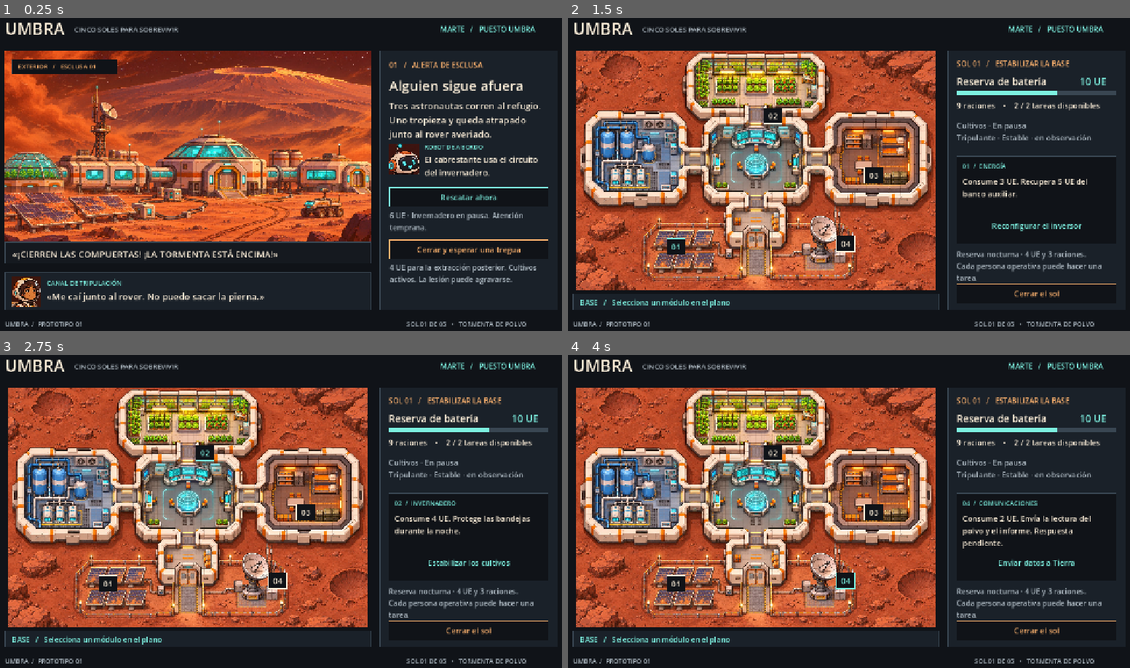
Above: before the commit, frames 1-4 (two rows, left to right).
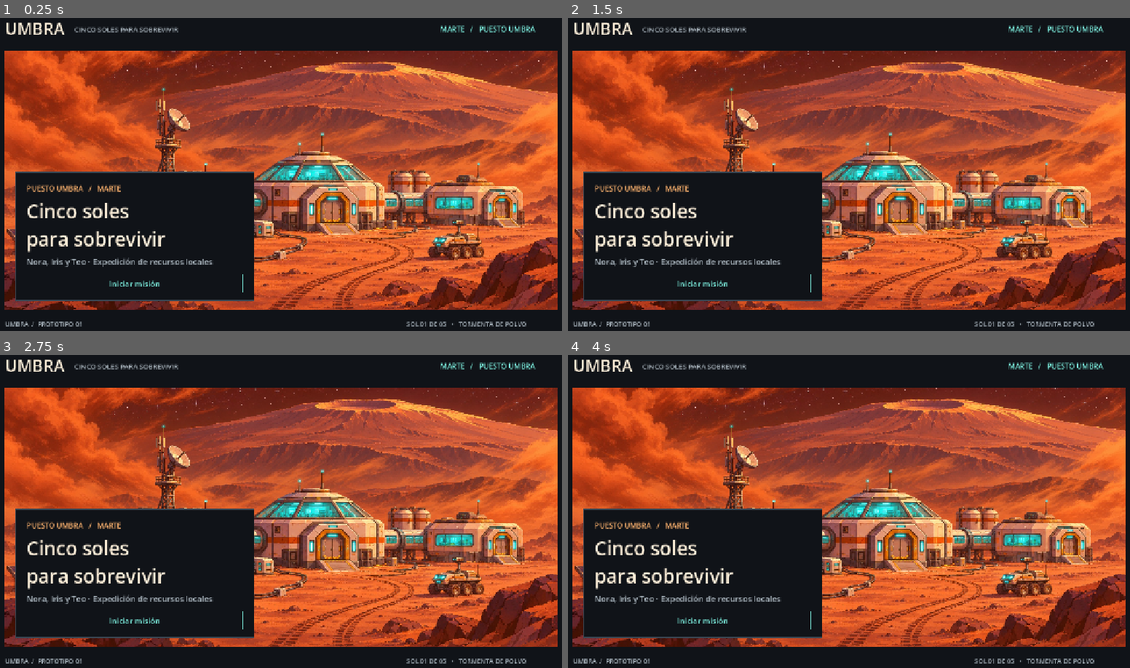
Above: after the commit, the same moments.

Repository: JULINHO-22/horizonte-rojo
Game: Godot game, scene res://scenes/umbra.tscn
Same seed, same stepped clock (60 frames per second), same inputs: the game is played once before the commit and once after it.
Inputs (mouse positions are in pixels of both pictures, inside the frame that each line leads up to):
- Up to frame 1 (0.25 s): no input
- Up to frame 2 (1.5 s): click (1034, 196) at 0.5 s, where only the run before the commit has a clickable "Rescatar ahora"; click (674, 246) at 1.25 s, where only the run before the commit has a clickable "01"
- Up to frame 3 (2.75 s): click (202, 452) at 2 s, where only the run before the commit has a clickable "02"
- Up to frame 4 (4 s): click (871, 511) at 2.75 s, where only the run before the commit has a clickable "03"; click (843, 580) at 3.5 s, where only the run before the commit has a clickable "04"

The runs differ from the first frame. In frame 1, 68% of the frame differs, in the area x 0-100%, y 10-94%; in frame 2, 77%; in frame 3, 77%; in frame 4, 77%.

Commit message:
Crea la cinemática y la base explorable de UMBRA

Diff:
--- /dev/null
+++ b/scripts/puesto.gd
@@ -0,0 +1,259 @@
+class_name PuestoUmbra
+extends Node2D
+
+const EXTERIOR := preload("res://assets/exterior.jpg")
+const OSCURO := Color("#131820")
+const METAL := Color("#b48a72")
+const LUZ := Color("#83eadc")
+const OCRE := Color("#f6a44e")
+const ROOMS := [
+	Rect2(301, 23, 222, 134), Rect2(29, 179, 218, 169),
+	Rect2(288, 191, 247, 170), Rect2(575, 179, 199, 169),
+	Rect2(331, 400, 161, 105),
+]
+const PASILLOS := [
+	Rect2(382, 151, 62, 46), Rect2(240, 241, 55, 58),
+	Rect2(527, 241, 56, 58), Rect2(381, 354, 64, 53),
+]
+const TERMINALES := {
+	"cultivos": Vector2(411, 103), "energia": Vector2(147, 253),
+	"radio": Vector2(411, 250), "medicina": Vector2(675, 260),
+	"cierre": Vector2(411, 450),
+}
+const EQUIPOS := [
+	Rect2(321, 49, 61, 51), Rect2(441, 49, 61, 51),
+	Rect2(54, 201, 46, 49), Rect2(180, 201, 43, 49),
+	Rect2(319, 209, 67, 28), Rect2(600, 201, 46, 49),
+	Rect2(707, 204, 46, 89), Rect2(438, 209, 67, 28),
+]
+const ROVER := Vector2(493, 337)
+const ESCLUSA := Vector2(701, 333)
+
+var interior := false
+var punto := Vector2(111, 343)
+var paso := 0.0
+var tiempo := 0.0
+var cinematica := false
+var evacuacion := false
+var extraccion := false
+var usa_cabrestante := false
+var decision := false
+var cultivo_activo := true
+var atendido := false
+var radio_enviada := false
+
+
+func avanzar(direccion: Vector2, delta: float) -> void:
+	var avance := direccion * 179.0 * delta
+	for eje in [Vector2(avance.x, 0), Vector2(0, avance.y)]:
+		if transitable(punto + eje):
+			punto += eje
+	paso += delta * 14.0 if direccion != Vector2.ZERO else 0.0
+	if direccion == Vector2.ZERO:
+		paso = 0.0
+
+
+func transitable(destino: Vector2) -> bool:
+	if not interior:
+		return Rect2(31, 296, 735, 97).has_point(destino)
+	for equipo: Rect2 in EQUIPOS:
+		if equipo.grow(8).has_point(destino):
+			return false
+	for sector: Rect2 in ROOMS + PASILLOS:
+		if sector.has_point(destino):
+			return true
+	return false
+
+
+func terminal_cercana() -> String:
+	for id: String in TERMINALES:
+		if punto.distance_to(TERMINALES[id]) <= 35.0:
+			return id
+	return ""
+
+
+func _draw() -> void:
+	if interior:
+		_dibujar_interior()
+	else:
+		_dibujar_exterior()
+
+
+func _dibujar_exterior() -> void:
+	var zoom := 1.0 + 0.10 * clampf(tiempo / 12.0, 0, 1)
+	var lienzo := Vector2(804, 421)
+	draw_set_transform((lienzo - lienzo * zoom) * 0.5, 0, Vector2.ONE * zoom)
+	draw_texture_rect(EXTERIOR, Rect2(Vector2.ZERO, lienzo), false)
+	draw_set_transform(Vector2.ZERO)
+	draw_rect(Rect2(Vector2.ZERO, lienzo), Color(0.21, 0.07, 0.03, 0.17))
+	draw_rect(Rect2(0, 302, 804, 119), Color(0.23, 0.09, 0.06, 0.37))
+	_dibujar_esclusa()
+	_dibujar_rover()
+	var nora := punto
+	var iris := Vector2(668, 316)
+	var teo := ROVER + Vector2(-25, 14)
+	var caido := not evacuacion
+	if cinematica:
+		nora = Vector2(lerpf(95, 339, clampf((tiempo - 3.0) / 7.0, 0, 1)), 352)
+		iris = Vector2(lerpf(177, 667, clampf((tiempo - 3.0) / 9.0, 0, 1)), 319)
+		teo = Vector2(lerpf(130, ROVER.x - 25, clampf((tiempo - 3.0) / 6.0, 0, 1)), 351)
+		caido = tiempo >= 9.0
+	elif extraccion:
+		var avance := clampf((tiempo - 14.2) / 1.7, 0, 1)
+		teo = teo.lerp(punto + Vector2(-24, 4), avance)
+		if usa_cabrestante:
+			draw_line(ROVER + Vector2(-7, -15), teo + Vector2(0, -10), OCRE, 2)
+		else:
+			draw_rect(Rect2(teo + Vector2(-23, -7), Vector2(48, 8)), Color("#b15b44"))
+		caido = avance < 0.9
+	elif evacuacion:
+		teo = punto + Vector2(-24, 4)
+		iris = ESCLUSA + Vector2(-18, -13)
+	_traje(iris, Color("#33a9ac"), sin(tiempo * 13) * 2.0 if cinematica and tiempo < 12.0 else 0.0)
+	_traje(teo, OCRE, sin(tiempo * 14) * 2.0 if cinematica and not caido else 0.0, caido)
+	_traje(nora, Color("#c25c7f"), sin(tiempo * 15) * 2.0 if cinematica else sin(paso) * 3.0)
+	for indice in range(74):
+		var x := fposmod(indice * 83.7 - tiempo * (180 + indice % 8 * 22), 804)
+		var y := fposmod(indice * 51.9 + tiempo * 16, 420)
+		var fin := Vector2(maxf(0, x - 18 - indice % 23), minf(420, y + 5))
+		var densidad := lerpf(0.02, 0.29, clampf((tiempo - 2.5) / 6.0, 0, 1))
+		draw_line(Vector2(x, y), fin, Color(1, 0.70, 0.45, densidad), 2)
+	if not cinematica and not extraccion and not decision:
+		_baliza(ESCLUSA if evacuacion else ROVER, "ESCLUSA" if evacuacion else "TEO", OCRE)
+
+
+func _dibujar_rover() -> void:
+	draw_rect(Rect2(ROVER + Vector2(-20, -14), Vector2(63, 21)), Color("#352427"))
+	draw_rect(Rect2(ROVER + Vector2(-15, -26), Vector2(57, 22)), Color("#96513c"))
+	draw_rect(Rect2(ROVER + Vector2(-8, -30), Vector2(40, 10)), Color("#e6ab77"))
+	draw_rect(Rect2(ROVER + Vector2(20, -25), Vector2(15, 10)), Color("#426971"))
+	for x in [-12, 26]:
+		draw_rect(Rect2(ROVER + Vector2(x, -7), Vector2(15, 14)), OSCURO)
+		draw_rect(Rect2(ROVER + Vector2(x + 3, -4), Vector2(9, 8)), METAL)
+	draw_rect(Rect2(ROVER + Vector2(-15, -20), Vector2(6, 4)), OCRE)
+
+
+func _dibujar_esclusa() -> void:
+	draw_rect(Rect2(ESCLUSA + Vector2(-31, -70), Vector2(62, 73)), METAL)
+	draw_rect(Rect2(ESCLUSA + Vector2(-23, -63), Vector2(46, 66)), OSCURO)
+	draw_rect(Rect2(ESCLUSA + Vector2(-19, -51), Vector2(38, 49)), Color("#655957"))
+	draw_line(ESCLUSA + Vector2(0, -50), ESCLUSA + Vector2(0, -3), OSCURO, 3)
+	draw_rect(Rect2(ESCLUSA + Vector2(-13, -58), Vector2(26, 4)), LUZ)
+
+
+func _dibujar_interior() -> void:
+	draw_rect(Rect2(0, 0, 804, 527), Color("#422a28"))
+	for indice in range(320):
+		var grava := Vector2((indice * 317) % 801, (indice * 191) % 523)
+		draw_rect(Rect2(grava, Vector2(2 + indice % 3, 2)), Color("#603933"))
+	for habitacion: Rect2 in ROOMS:
+		_piso(habitacion, Color("#323d47"))
+	for pasillo: Rect2 in PASILLOS:
+		_piso(pasillo, Color("#596064"), 3.0)
+		for indice in range(5):
+			draw_rect(Rect2(pasillo.position + Vector2(9 + indice * 7, 6), Vector2(4, 4)), OCRE)
+	_senal(Vector2(411, 464), Color("#efaa61"))
+	_senal(Vector2(411, 311), Color("#56968d"))
+	_senal(Vector2(145, 306), Color("#588fb2"))
+	_senal(Vector2(674, 309), Color("#ad7893"))
+	for indice in range(EQUIPOS.size()):
+		var mueble: Rect2 = EQUIPOS[indice]
+		var relleno := Color("#546977")
+		if indice < 2:
+			relleno = Color("#638b5b") if cultivo_activo else Color("#786b48")
+		elif indice in [5, 6]:
+			relleno = Color("#826f93")
+		_equipo(mueble, relleno)
+		if indice < 2:
+			for x in range(3):
+				for y in range(2):
+					var planta := mueble.position + Vector2(12 + x * 17, 14 + y * 21)
+					draw_rect(Rect2(planta, Vector2(12, 10)), Color("#a9ce6b") if cultivo_activo else Color("#9f854f"))
+		elif indice in [4, 7]:
+			for x in range(2):
+				draw_rect(Rect2(mueble.position + Vector2(8 + x * 26, 5), Vector2(23, 12)),
+					LUZ if radio_enviada else Color("#5f9da0"))
+		elif indice in [2, 3]:
+			var tanque := mueble.position + Vector2(9, 6)
+			draw_rect(Rect2(tanque, Vector2(24, 34)), Color("#3d7999"))
+			draw_rect(Rect2(tanque + Vector2(4, 2), Vector2(7, 28)), Color("#75abbe"))
+			draw_rect(Rect2(tanque + Vector2(0, 20), Vector2(24, 5)), Color("#a8b3ac"))
+			draw_rect(Rect2(tanque + Vector2(15, 5), Vector2(7, 4)), LUZ)
+		elif indice in [5, 6]:
+			draw_rect(Rect2(mueble.position + Vector2(5, 4), Vector2(36, 21)), Color("#b9b6b2"))
+	_traje(Vector2(725, 257), OCRE, 0, true)
+	if atendido:
+		draw_rect(Rect2(725, 246, 11, 5), Color("#e0ece6"))
+	_traje(Vector2(472, 286), LUZ, 0)
+	_robot(Vector2(355, 278))
+	var terminal := terminal_cercana()
+	_baliza(TERMINALES.cultivos, "02  INVERNADERO", LUZ if terminal == "cultivos" else OCRE)
+	_baliza(TERMINALES.energia, "01  ENERGÍA", LUZ if terminal == "energia" else OCRE)
+	_baliza(TERMINALES.radio, "04  CONTROL", LUZ if terminal == "radio" else OCRE)
+	_baliza(TERMINALES.medicina, "03  ENFERMERÍA", LUZ if terminal == "medicina" else OCRE)
+	_baliza(TERMINALES.cierre, "05  ESCLUSA", LUZ if terminal == "cierre" else OCRE)
+	_traje(punto, Color("#c25c7f"), sin(paso) * 3.0)
+
+
+func _piso(area: Rect2, color: Color, borde := 8.0) -> void:
+	draw_rect(Rect2(area.position + Vector2(-borde, -borde + 5), area.size + Vector2.ONE * borde * 2), OSCURO)
+	draw_rect(area.grow(borde), METAL)
+	draw_line(area.position - Vector2(0, borde - 2), Vector2(area.end.x, area.position.y - borde + 2),
+		Color("#dfb9a0"), 3)
+	draw_rect(area, color)
+	if borde == 8.0:
+		draw_rect(Rect2(area.position, Vector2(area.size.x, 12)), color.darkened(0.30))
+		for x in range(11, int(area.size.x) - 7, 39):
+			draw_rect(Rect2(area.position + Vector2(x, -6), Vector2(6, 6)), Color("#a36346"))
+			draw_rect(Rect2(area.position + Vector2(x + 2, -6), Vector2(2, 6)), OCRE)
+	for x in range(0, int(area.size.x), 18):
+		draw_line(area.position + Vector2(x, 0), area.position + Vector2(x, area.size.y), OSCURO, 1)
+	for y in range(0, int(area.size.y), 18):
+		draw_line(area.position + Vector2(0, y), area.position + Vector2(area.size.x, y), OSCURO, 1)
+
+
+func _senal(centro: Vector2, color: Color) -> void:
+	draw_rect(Rect2(centro - Vector2(32, 15), Vector2(64, 30)), color.darkened(0.35), false, 2.0)
+	draw_line(centro - Vector2(32, 15), centro - Vector2(20, 15), color, 3)
+	draw_line(centro + Vector2(20, 15), centro + Vector2(32, 15), color, 3)
+
+
+func _equipo(area: Rect2, color: Color) -> void:
+	draw_rect(Rect2(area.position + Vector2(2, 7), area.size), OSCURO)
+	draw_rect(area, color.darkened(0.33))
+	draw_rect(area.grow(-3), color)
+	draw_line(area.position + Vector2(2, 2), Vector2(area.end.x - 2, area.position.y + 2), color.lightened(0.32), 3)
+
+
+func _traje(ancla: Vector2, acento: Color, zancada: float, caido := false) -> void:
+	draw_set_transform(ancla)
+	draw_rect(Rect2(-13, -2, 26, 6), Color(0.06, 0.04, 0.06, 0.52))
+	if caido:
+		draw_set_transform(ancla + Vector2(4, -3), -PI / 2)
+	draw_rect(Rect2(-12, -31, 24, 20), OSCURO)
+	draw_rect(Rect2(-10, -29, 20, 17), acento)
+	draw_rect(Rect2(-7, -29, 15, 17), Color("#ddc1a4"))
+	draw_rect(Rect2(-7, -13 + zancada, 6, 12), Color("#c3a48e"))
+	draw_rect(Rect2(2, -13 - zancada, 6, 12), Color("#ead2ad"))
+	draw_rect(Rect2(-9, -3 + zancada, 8, 4), OSCURO)
+	draw_rect(Rect2(2, -3 - zancada, 8, 4), OSCURO)
+	draw_rect(Rect2(-10, -47, 21, 20), OSCURO)
+	draw_rect(Rect2(-8, -46, 18, 17), Color("#f5dbbd"))
+	draw_rect(Rect2(-5, -43, 13, 10), Color("#255463"))
+	draw_rect(Rect2(-4, -42, 9, 3), LUZ)
+	draw_rect(Rect2(-4, -25, 7, 4), acento)
+	draw_set_transform(Vector2.ZERO)
+
+
+func _robot(ancla: Vector2) -> void:
+	_equipo(Rect2(ancla - Vector2(10, 21), Vector2(20, 19)), METAL)
+	draw_rect(Rect2(ancla - Vector2(7, 18), Vector2(14, 8)), OSCURO)
+	draw_rect(Rect2(ancla - Vector2(5, 16), Vector2(3, 4)), LUZ)
+	draw_rect(Rect2(ancla - Vector2(-2, 16), Vector2(3, 4)), LUZ)
+
+
+func _baliza(centro: Vector2, texto: String, color: Color) -> void:
+	var fuente := ThemeDB.fallback_font
+	var ancho := fuente.get_string_size(texto, HORIZONTAL_ALIGNMENT_LEFT, -1, 13).x
+	draw_rect(Rect2(centro - Vector2(ancho * 0.5 + 7, 1), Vector2(ancho + 14, 23)), OSCURO)
+	draw_string(fuente, centro + Vector2(-ancho * 0.5, 15), texto, HORIZONTAL_ALIGNMENT_LEFT, -1, 13, color)
--- a/scripts/umbra.gd
+++ b/scripts/umbra.gd
@@ -1,7 +1,6 @@
 extends Control
 
 const EXTERIOR := preload("res://assets/exterior.jpg")
-const BASE := preload("res://assets/base.jpg")
 const ROBOT := preload("res://assets/robot.jpg")
 const ASTRONAUTA := preload("res://assets/astronauta.jpg")
 const FONDO := Color("#101318")
@@ -12,44 +11,134 @@
 const CIAN := Color("#7df0e0")
 const AMBAR := Color("#ffb46f")
 const MODULOS := {
-	"energia": ["01  /  ENERGÍA", "Consume 3 UE. Recupera 5 UE del banco auxiliar.", Vector2(205, 412)],
-	"cultivos": ["02  /  INVERNADERO", "Consume 4 UE. Protege las bandejas durante la noche.", Vector2(418, 124)],
-	"medicina": ["03  /  ENFERMERÍA", "Consume 3 UE. Estabiliza al compañero, que sigue en reposo.", Vector2(640, 255)],
-	"radio": ["04  /  COMUNICACIONES", "Consume 2 UE. Envía la lectura del polvo y el informe. Respuesta pendiente.", Vector2(578, 405)],
+	"energia": ["01  /  ENERGÍA", "Consume 3 UE. Recupera 5 UE del banco auxiliar."],
+	"cultivos": ["02  /  INVERNADERO", "Consume 4 UE. Protege las bandejas durante la noche."],
+	"medicina": ["03  /  ENFERMERÍA", "Consume 3 UE. Estabiliza a Teo, que sigue en reposo."],
+	"radio": ["04  /  COMUNICACIONES", "Consume 2 UE. Envía la lectura del polvo y el informe. Respuesta pendiente."],
 }
+const GUION := [
+	["IRIS  /  CONTROL DE MISIÓN", "Puesto Umbra a Tierra. Hoy intentaremos sostener la base con recursos de Marte durante cinco soles."],
+	["TEO  /  OPERACIONES", "El viento levantó polvo. La lectura de los paneles acaba de caer."],
+	["IRIS  /  CANAL DE EMERGENCIA", "¡CIERREN LAS COMPUERTAS! ¡LA TORMENTA ESTÁ ENCIMA!"],
+	["TEO  /  CANAL DE EMERGENCIA", "¡Nora! Me caí junto al rover averiado. No puedo sacar la pierna."],
+]
 
 var estado := SolUno.new()
-var fase := "apertura"
-var modulo := "energia"
+var fase := "inicio"
+var modulo := ""
 var pantalla: Control
-var polvo: Control
+var puesto: PuestoUmbra
+var subtitulo: Label
+var hablante: Label
+var aviso: Label
+var boton_tarea: Button
+var boton_cierre: Button
+var posicion := Vector2(339, 352)
 var reloj := 0.0
+var ambiente: AudioStreamPlayer
 
 
 func _ready() -> void:
 	get_window().min_size = Vector2i(800, 450)
+	_preparar_viento()
 	_render()
 
 
 func _process(delta: float) -> void:
-	reloj += delta
-	if is_instance_valid(polvo):
-		polvo.queue_redraw()
+	if not is_instance_valid(puesto):
+		return
+	if fase == "cinematica":
+		reloj += delta
+		var parte := 0
+		if reloj >= 9.0:
+			parte = 3
+		elif reloj >= 6.0:
+			parte = 2
+		elif reloj >= 3.0:
+			parte = 1
+		hablante.text = GUION[parte][0]
+		subtitulo.text = GUION[parte][1]
+		if reloj >= 13.0:
+			_fin_cinematica()
+			return
+	elif fase == "extraccion":
+		if puesto.tiempo >= 16.0:
+			fase = "evacuacion"
+			_render()
+			return
+	elif fase != "decision":
+		var direccion := Vector2(
+			int(Input.is_physical_key_pressed(KEY_D) or Input.is_action_pressed("ui_right")) -
+				int(Input.is_physical_key_pressed(KEY_A) or Input.is_action_pressed("ui_left")),
+			int(Input.is_physical_key_pressed(KEY_S) or Input.is_action_pressed("ui_down")) -
+				int(Input.is_physical_key_pressed(KEY_W) or Input.is_action_pressed("ui_up")))
+		puesto.avanzar(direccion.normalized(), delta)
+		posicion = puesto.punto
+		_actualizar_aviso()
+	puesto.tiempo += delta
+	puesto.queue_redraw()
+
+
+func _unhandled_key_input(evento: InputEvent) -> void:
+	if not evento is InputEventKey or not evento.pressed or evento.echo or evento.physical_keycode != KEY_E:
+		return
+	match fase:
+		"exterior":
+			if posicion.distance_to(PuestoUmbra.ROVER) <= 42:
+				fase = "decision"
+				_render()
+		"evacuacion":
+			if posicion.distance_to(PuestoUmbra.ESCLUSA) <= 42:
+				posicion = Vector2(411, 474)
+				fase = "base"
+				_render()
+		"base":
+			var cerca := puesto.terminal_cercana()
+			if not cerca.is_empty():
+				modulo = cerca
+				_render()
+
+
+func _actualizar_aviso() -> void:
+	if fase == "base":
+		var cerca := puesto.terminal_cercana()
+		aviso.text = "WASD / flechas   ·   Acércate a un terminal" if cerca.is_empty() else "E   /   " + (
+			"ABRIR REGISTRO DE ESCLUSA" if cerca == "cierre" else str(MODULOS[cerca][0]))
+		if is_instance_valid(boton_tarea):
+			boton_tarea.disabled = cerca != modulo or not estado.disponible(modulo)
+		if is_instance_valid(boton_cierre):
+			boton_cierre.disabled = cerca != "cierre"
+	elif fase == "exterior":
+		aviso.text = "E   /   HABLAR CON TEO" if posicion.distance_to(PuestoUmbra.ROVER) <= 42 else "WASD / flechas   ·   Acércate al rover"
+	elif fase == "evacuacion":
+		aviso.text = "E   /   ABRIR ESCLUSA" if posicion.distance_to(PuestoUmbra.ESCLUSA) <= 42 else "WASD / flechas   ·   Lleva a Teo al refugio"
 
 
 func _render() -> void:
+	puesto = null
+	boton_tarea = null
+	boton_cierre = null
 	if is_instance_valid(pantalla):
 		remove_child(pantalla)
 		pantalla.queue_free()
 	pantalla = Control.new()
 	add_child(pantalla)
+	var en_superficie := fase in ["cinematica", "exterior", "decision", "extraccion", "evacuacion"]
+	if en_superficie and not ambiente.playing:
+		ambiente.play()
+	elif not en_superficie:
+		ambiente.stop()
 	_panel(Rect2(0, 0, 1280, 720), FONDO, FONDO)
 	_texto("UMBRA", Rect2(32, 17, 230, 46), 36)
 	_texto("CINCO SOLES PARA SOBREVIVIR", Rect2(184, 33, 390, 24), 15, MUTED)
 	_texto("MARTE   /   PUESTO UMBRA", Rect2(988, 32, 266, 26), 16, CIAN)
 	_panel(Rect2(32, 74, 1216, 1), LINEA, LINEA)
 	match fase:
-		"apertura":
+		"inicio":
+			_inicio()
+		"cinematica", "exterior", "extraccion", "evacuacion":
+			_superficie()
+		"decision":
 			_apertura()
 		"base":
 			_base()
@@ -59,15 +148,100 @@
 	_texto("SOL 01 DE 05   •   TORMENTA DE POLVO", Rect2(914, 682, 334, 22), 14, MUTED)
 
 
+func _inicio() -> void:
+	_imagen(EXTERIOR, Rect2(32, 92, 1216, 570))
+	_panel(Rect2(55, 358, 524, 282), FONDO)
+	_texto("PUESTO UMBRA   /   MARTE", Rect2(79, 382, 450, 24), 16, AMBAR)
+	_texto("Cinco soles\npara sobrevivir", Rect2(79, 415, 470, 110), 42)
+	_texto("Nora, Iris y Teo · Expedición de recursos locales", Rect2(79, 542, 473, 29), 18, MUTED)
+	_boton("Iniciar misión", Rect2(79, 582, 476, 42), _comenzar, CIAN)
+
+
+func _comenzar() -> void:
+	fase = "cinematica"
+	reloj = 0.0
+	_render()
+
+
+func _preparar_viento() -> void:
+	var audio := AudioStreamWAV.new()
+	audio.format = AudioStreamWAV.FORMAT_16_BITS
+	audio.mix_rate = 12000
+	audio.loop_mode = AudioStreamWAV.LOOP_FORWARD
+	audio.loop_end = 48000
+	var muestras := PackedByteArray()
+	muestras.resize(audio.loop_end * 2)
+	var ruido := RandomNumberGenerator.new()
+	ruido.seed = 741
+	var suave := 0.0
+	for indice in range(audio.loop_end):
+		suave = lerpf(suave, ruido.randf_range(-1.0, 1.0), 0.12)
+		var rafaga := sin(TAU * float(indice) / audio.loop_end) * 0.24 + 0.76
+		muestras.encode_s16(indice * 2, int(suave * rafaga * 9400))
+	audio.data = muestras
+	ambiente = AudioStreamPlayer.new()
+	ambiente.stream = audio
+	ambiente.volume_db = -16.0
+	add_child(ambiente)
+
+
+func _fin_cinematica() -> void:
+	fase = "exterior"
+	posicion = Vector2(339, 352)
+	_render()
+
+
+func _crear_puesto(es_interior: bool, area: Rect2) -> void:
+	var marco := Control.new()
+	marco.clip_contents = true
+	marco.mouse_filter = Control.MOUSE_FILTER_IGNORE
+	_colocar(marco, area)
+	puesto = PuestoUmbra.new()
+	puesto.interior = es_interior
+	puesto.cinematica = fase == "cinematica"
+	puesto.evacuacion = fase == "evacuacion"
+	puesto.extraccion = fase == "extraccion"
+	puesto.usa_cabrestante = estado.ruta == SolUno.RESCATE
+	puesto.decision = fase == "decision"
+	puesto.punto = posicion
+	puesto.tiempo = 0.0 if puesto.cinematica else 13.0
+	puesto.cultivo_activo = estado.cultivo != "En pausa"
+	puesto.radio_enviada = estado.ciencia_enviada
+	puesto.atendido = estado.acciones.has("medicina")
+	marco.add_child(puesto)
+
+
+func _superficie() -> void:
+	_crear_puesto(false, Rect2(32, 92, 804, 421))
+	_panel(Rect2(32, 526, 804, 136), PANEL)
+	hablante = _texto(GUION[0][0], Rect2(49, 539, 764, 25), 15, CIAN)
+	subtitulo = _texto(GUION[0][1], Rect2(49, 572, 764, 66), 21)
+	_panel(Rect2(856, 92, 392, 570), PANEL)
+	_texto("SUPERFICIE   /   SOL 01", Rect2(876, 112, 350, 24), 16, AMBAR)
+	_imagen(_recorte(ASTRONAUTA, Rect2(178, 10, 255, 240)), Rect2(876, 157, 108, 108))
+	_texto("NORA", Rect2(1001, 170, 210, 40), 30)
+	_texto("Piloto · traje rosa", Rect2(1001, 214, 219, 32), 17, MUTED)
+	_texto("Iris dirige la base. Teo se ocupa de los equipos de superficie. La tripulación necesita demostrar que puede mantener el refugio con recursos locales.",
+		Rect2(876, 291, 350, 150), 19)
+	if fase == "cinematica":
+		_boton("Saltar cinemática", Rect2(876, 595, 351, 43), _fin_cinematica, AMBAR)
+		return
+	if fase == "extraccion":
+		hablante.text = "IRIS   /   OPERACIONES DE RESCATE"
+		subtitulo.text = "¡Sujétate, Teo! Activamos el cabrestante." if estado.ruta == SolUno.RESCATE else (
+			"La racha cedió. Salimos por Teo con la camilla. ¡Ya lo tenemos!")
+		_texto("EXTRACCIÓN EN CURSO", Rect2(876, 537, 350, 54), 20, AMBAR)
+		return
+	hablante.text = "NORA   /   CANAL LOCAL"
+	subtitulo.text = "Tengo que llegar al rover. Teo sigue fuera." if fase == "exterior" else (
+		"El cabrestante lo liberó. El invernadero se quedó sin luz. Llevémoslo a la esclusa." if estado.ruta == SolUno.RESCATE else
+		"Tras la tregua volvimos por él. Conservamos el invernadero, pero Teo necesita atención.")
+	aviso = _texto("", Rect2(876, 528, 351, 95), 21, CIAN)
+	_actualizar_aviso()
+
+
 func _apertura() -> void:
-	_imagen(EXTERIOR, Rect2(32, 92, 804, 468))
-	polvo = Control.new()
-	polvo.position = Vector2(32, 92)
-	polvo.size = Vector2(804, 468)
-	polvo.clip_contents = true
-	polvo.mouse_filter = Control.MOUSE_FILTER_IGNORE
-	pantalla.add_child(polvo)
-	polvo.draw.connect(_dibujar_polvo)
+	_crear_puesto(false, Rect2(32, 92, 804, 421))
 	_panel(Rect2(47, 109, 233, 34), FONDO)
 	_texto("EXTERIOR   /   ESCLUSA 01", Rect2(60, 116, 205, 20), 14, AMBAR)
 	_panel(Rect2(32, 511, 804, 49), Color("#15191f"))
@@ -93,28 +267,16 @@
 		Rect2(877, 556, 350, 75), 16, MUTED)
 
 
-func _dibujar_polvo() -> void:
-	for indice in range(46):
-		var x := fposmod(indice * 109.7 + reloj * (55.0 + (indice % 4) * 27.0), 820.0)
-		var y := fposmod(indice * 73.1 + reloj * 9.0, 425.0)
-		polvo.draw_line(Vector2(x, y), Vector2(x + 14 + (indice % 5) * 5, y + 4),
-			Color(1.0, 0.65, 0.4, 0.27), 2.0)
-
-
 func _elegir(ruta: String) -> void:
 	estado.abrir(ruta)
-	fase = "base"
+	fase = "extraccion"
 	_render()
 
 
 func _base() -> void:
-	_imagen(BASE, Rect2(32, 92, 804, 527), TextureRect.STRETCH_KEEP_ASPECT_CENTERED)
-	for id: String in MODULOS:
-		var posicion: Vector2 = MODULOS[id][2] + Vector2(32, 92)
-		_boton(MODULOS[id][0].left(2), Rect2(posicion, Vector2(42, 36)),
-			_seleccionar.bind(id), CIAN if modulo == id else MARFIL)
+	_crear_puesto(true, Rect2(32, 92, 804, 527))
 	_panel(Rect2(32, 625, 804, 37), PANEL)
-	_texto("BASE   /   Selecciona un módulo en el plano", Rect2(47, 633, 770, 24), 16, CIAN)
+	aviso = _texto("", Rect2(47, 633, 770, 24), 16, CIAN)
 	_panel(Rect2(856, 92, 392, 570), PANEL)
 	_texto("SOL 01   /   ESTABILIZAR LA BASE", Rect2(875, 108, 351, 24), 16, AMBAR)
 	_texto("Reserva de batería", Rect2(875, 143, 285, 28), 22)
@@ -127,6 +289,24 @@
 	_texto("Cultivos · %s\nTripulante · %s" % [estado.cultivo, estado.paciente],
 		Rect2(875, 243, 352, 74), 17, MUTED)
 	_panel(Rect2(875, 322, 352, 195), FONDO)
+	if modulo.is_empty():
+		_texto("IRIS   /   REFUGIO", Rect2(888, 335, 327, 24), 14, CIAN)
+		_texto("Teo queda en enfermería. Podemos hacer dos tareas. Acércate a un terminal y pulsa E para usarlo.",
+			Rect2(888, 366, 327, 134), 18)
+	elif modulo == "cierre":
+		_texto("05  /  ESCLUSA", Rect2(888, 335, 327, 24), 14, CIAN)
+		_texto("Sella la base para pasar la noche. El registro guarda las consecuencias para el siguiente sol.",
+			Rect2(888, 366, 327, 89), 17)
+		boton_cierre = _boton("Cerrar el sol", Rect2(888, 451, 326, 48), _cerrar, AMBAR)
+	else:
+		_terminal()
+	_texto("Reserva nocturna · 4 UE y 3 raciones.\nCada persona operativa puede hacer una tarea.",
+		Rect2(875, 527, 352, 63), 16, MUTED)
+	_texto("Para terminar, vuelve a la esclusa.", Rect2(875, 615, 352, 32), 16, AMBAR)
+	_actualizar_aviso()
+
+
+func _terminal() -> void:
 	_texto(MODULOS[modulo][0], Rect2(888, 335, 327, 24), 14, CIAN)
 	_texto(MODULOS[modulo][1], Rect2(888, 366, 327, 74), 17)
 	var accion: String = SolUno.ACCIONES[modulo]["titulo"]
@@ -136,24 +316,20 @@
 		accion = "Turnos agotados"
 	elif not estado.disponible(modulo):
 		accion = "Batería reservada para la noche"
-	_boton(accion, Rect2(888, 451, 326, 48), _accion.bind(modulo), CIAN,
+	boton_tarea = _boton(accion, Rect2(888, 451, 326, 48), _accion.bind(modulo), CIAN,
 		not estado.disponible(modulo))
-	_texto("Reserva nocturna · 4 UE y 3 raciones.\nCada persona operativa puede hacer una tarea.",
-		Rect2(875, 527, 352, 63), 16, MUTED)
-	_boton("Cerrar el sol", Rect2(875, 603, 352, 43), _cerrar, AMBAR)
-
-
-func _seleccionar(id: String) -> void:
-	modulo = id
-	_render()
 
 
 func _accion(id: String) -> void:
+	if puesto.terminal_cercana() != id:
+		return
 	estado.aplicar(id)
 	_render()
 
 
 func _cerrar() -> void:
+	if puesto.terminal_cercana() != "cierre":
+		return
 	fase = "relevo"
 	_render()
 
@@ -185,8 +361,8 @@
 
 func _reiniciar() -> void:
 	estado = SolUno.new()
-	modulo = "energia"
-	fase = "apertura"
+	modulo = ""
+	fase = "inicio"
 	_render()
 
 
@@ -211,13 +387,14 @@
 	_colocar(panel, area)
 
 
-func _texto(contenido: String, area: Rect2, puntos: int, color := MARFIL) -> void:
+func _texto(contenido: String, area: Rect2, puntos: int, color := MARFIL) -> Label:
 	var etiqueta := Label.new()
 	etiqueta.text = contenido
 	etiqueta.autowrap_mode = TextServer.AUTOWRAP_WORD_SMART
 	etiqueta.add_theme_font_size_override("font_size", puntos)
 	etiqueta.add_theme_color_override("font_color", color)
 	_colocar(etiqueta, area)
+	return etiqueta
 
 
 func _imagen(textura: Texture2D, area: Rect2, ajuste := TextureRect.STRETCH_KEEP_ASPECT_COVERED) -> void:
@@ -237,7 +414,7 @@
 
 
 func _boton(titulo: String, area: Rect2, evento: Callable, acento: Color,
-		desactivado := false) -> void:
+		desactivado := false) -> Button:
 	var boton := Button.new()
 	boton.text = titulo
 	boton.disabled = desactivado
@@ -253,3 +430,4 @@
 	boton.add_theme_stylebox_override("focus", _estilo(Color.TRANSPARENT, MARFIL))
 	_colocar(boton, area)
 	boton.pressed.connect(evento)
+	return boton
Not shown, added: scripts/puesto.gd.uid
Not shown, changed: AGENTS.md
Not shown, changed: CHANGELOG.md
Not shown, changed: docs/DISEÑO.md
